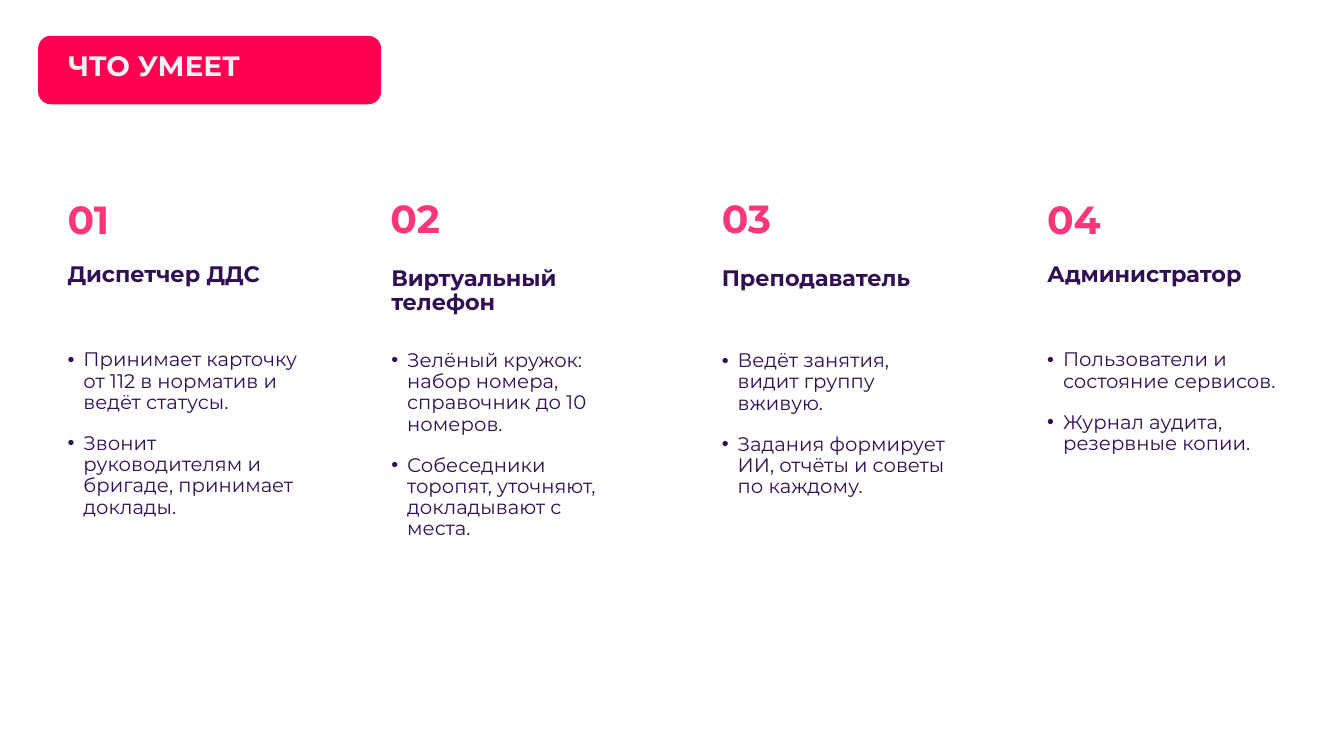
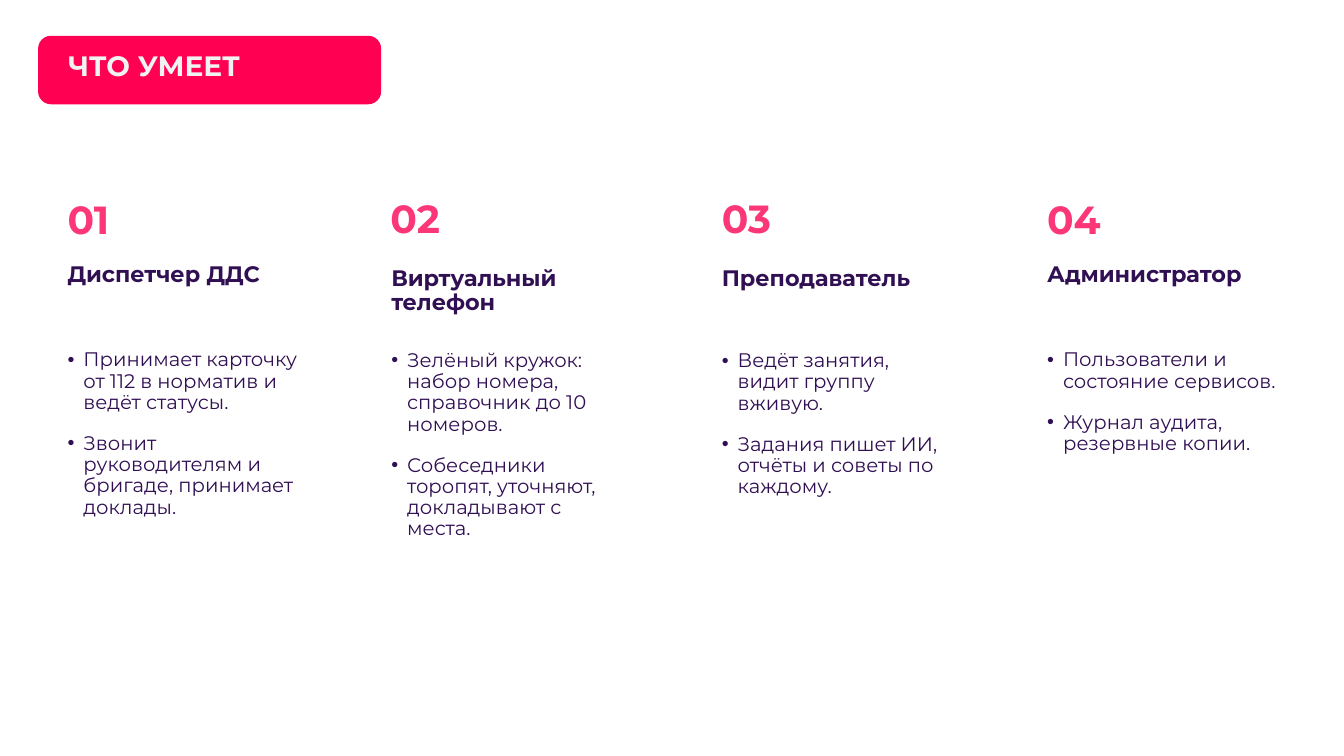
Before and after one commit to Vadik145-beep/lct-112-simulator, a slide deck: slide 4 of docs/presentation/ЛЦТ2026_Ультратех_задача9.pptx. Drawn at 1344x756 pixels with LibreOffice and Linux fonts; fonts in the diff are those of the drawing; background and template pictures are left out. Boxes give left, top, right and bottom in pixels: in the first picture for what was removed or moved away, otherwise in the second. Text is boxed around its words. In the diff, an @@ line names an element or a change of style, - is before the commit and + after.

Commit message:
docs: презентация финала со скриншотами стенда и пояснениями (#268)
26 слайдов. Добавлены схема «Как проходит занятие», экраны стенда со стрелками
и пояснениями: вход, карточка, виртуальный телефон, справочник, форма «Задания
формирует ИИ», мониторинг преподавателя, разбор с советами. Убраны слайды
«Как устроено» и «Оценка» (их содержание вошло в экраны). Обязательные слайды
шаблона сохранены.

```diff
--- a/docs/presentation/ЛЦТ2026_Ультратех_задача9.pptx
+++ b/docs/presentation/ЛЦТ2026_Ультратех_задача9.pptx
@@ text at box(738, 437, 938, 497): text changed @@
-• Задания формирует ИИ, отчёты и советы по каждому.
+• Задания пишет ИИ, отчёты и советы по каждому.
```
Also in this commit, not shown: 5 other slides changed, 9 slides added, 4 slides removed, 1 other file.
